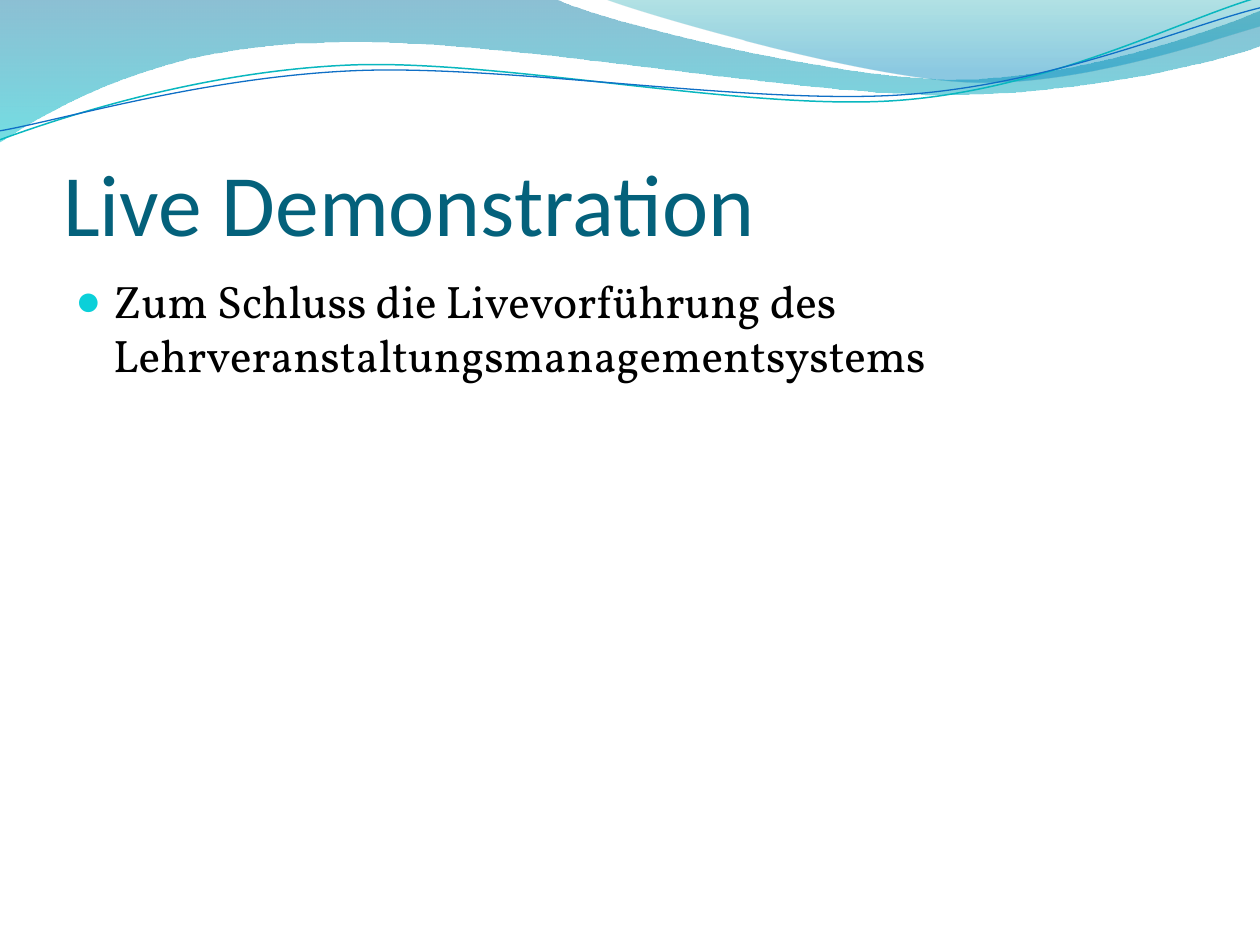
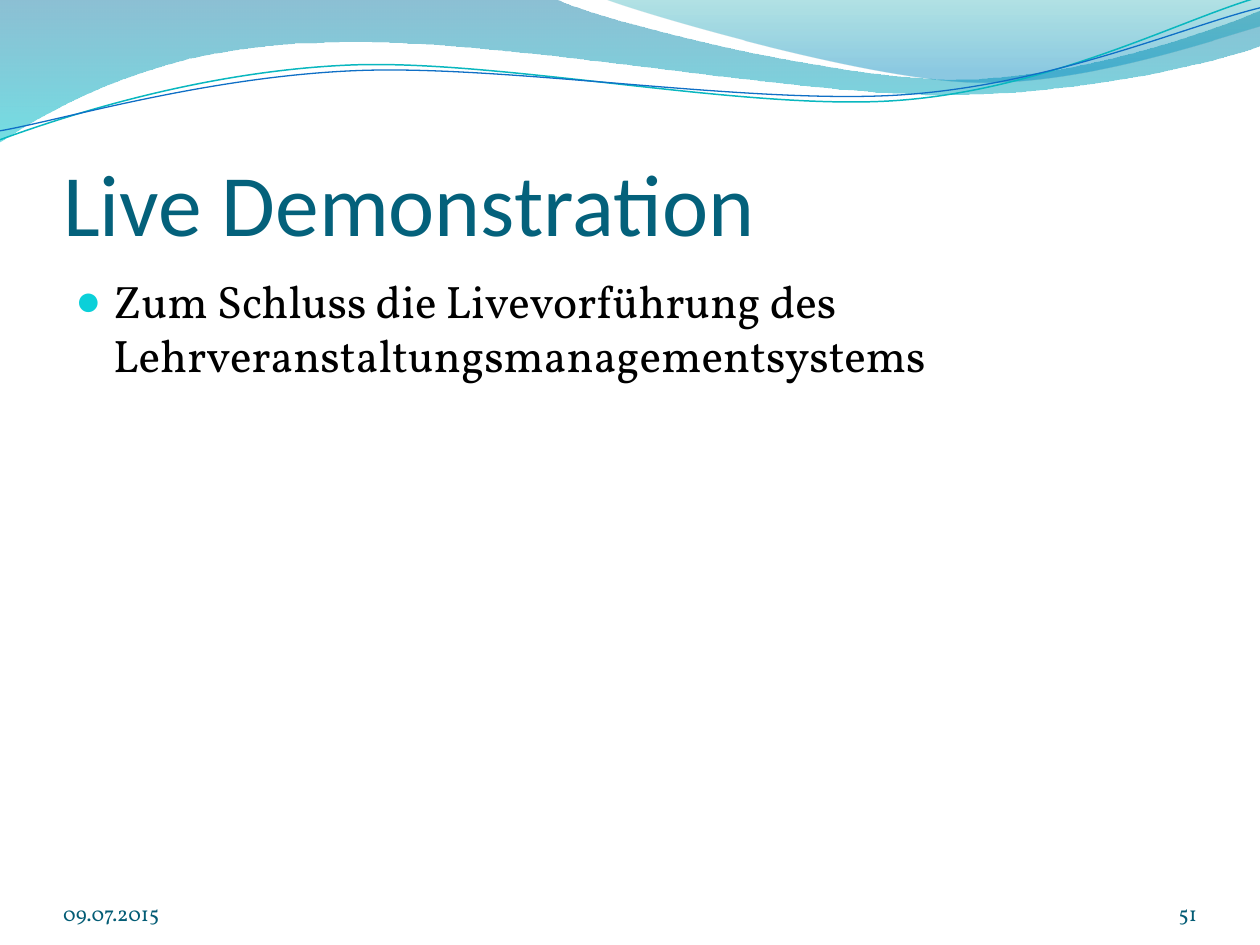
Before and after one commit to wf5ss2015/wfprj, a slide deck: slide 51 of Lehrveranstaltungsmanagement_Präsentation.pptx (slide 24 before the commit). Drawn at 1260x945 pixels with LibreOffice and Linux fonts; fonts in the diff are those of the drawing; background and template pictures are left out. Boxes give left, top, right and bottom in pixels: in the first picture for what was removed or moved away, otherwise in the second. Text is boxed around its words. In the diff, an @@ line names an element or a change of style, - is before the commit and + after.

```diff
--- a/Lehrveranstaltungsmanagement_Präsentation.pptx
+++ b/Lehrveranstaltungsmanagement_Präsentation.pptx
@@ text added at (63,909,159,925), 12 pt, text #045D75 @@
+09.07.2015
@@ page number added at (1179,909,1197,925), 12 pt, text #045D75 @@
+51
```
Also in this commit, not shown: 7 other slides changed, 42 slides added, 15 slides removed, 1 other file.
